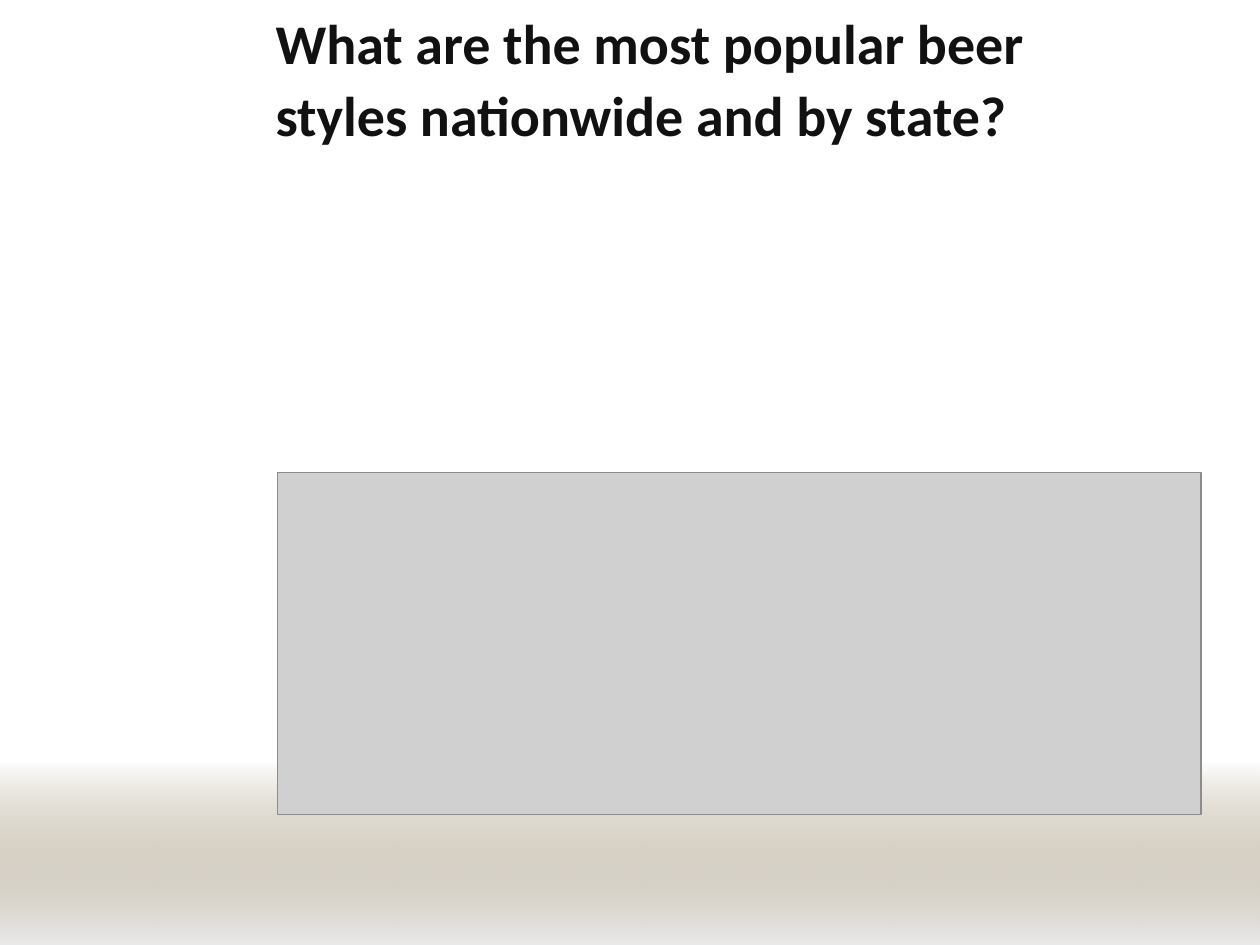
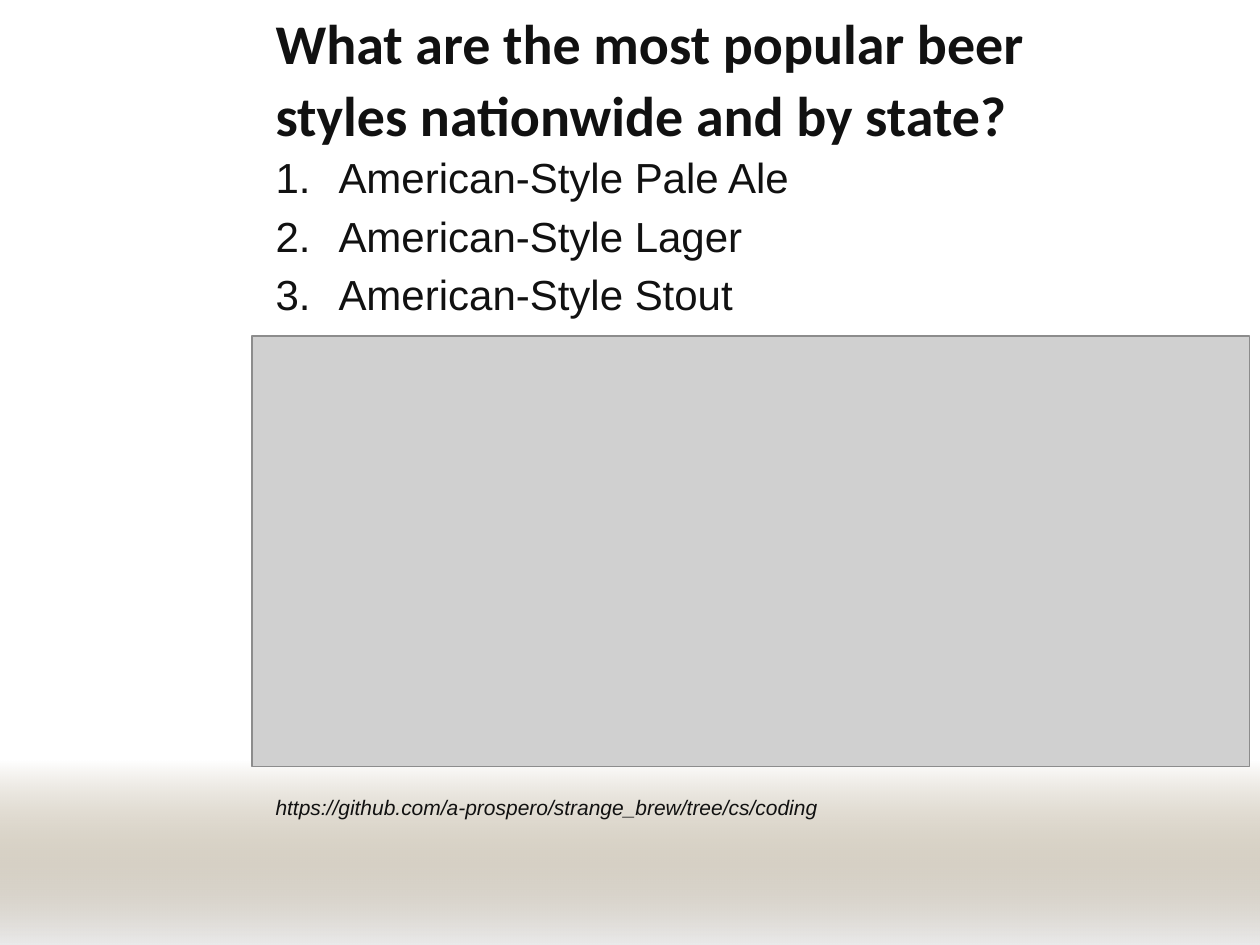
Before and after one commit to a-prospero/strange_brew, a slide deck: slide 4 of strange_brew.pptx. Drawn at 1260x945 pixels with LibreOffice and Linux fonts; fonts in the diff are those of the drawing; grey boxes stand for pictures; background and template pictures are left out. Boxes give left, top, right and bottom in pixels: in the first picture for what was removed or moved away, otherwise in the second. Text is boxed around its words. In the diff, an @@ line names an element or a change of style, - is before the commit and + after.

```diff
--- a/strange_brew.pptx
+++ b/strange_brew.pptx
@@ text added at [276, 162, 818, 819], 24 pt, text #111111 @@
+1. American-Style Pale Ale
+2. American-Style Lager
+3. American-Style Stout
+https://github.com/a-prospero/strange_brew/tree/cs/coding
@@ picture: place and size @@
-picture at [277, 472, 1201, 815]
+picture at [252, 336, 1250, 767]
```
Also in this commit, not shown: 2 other slides changed, 2 slides added, 2 slides removed, 1 other file.
